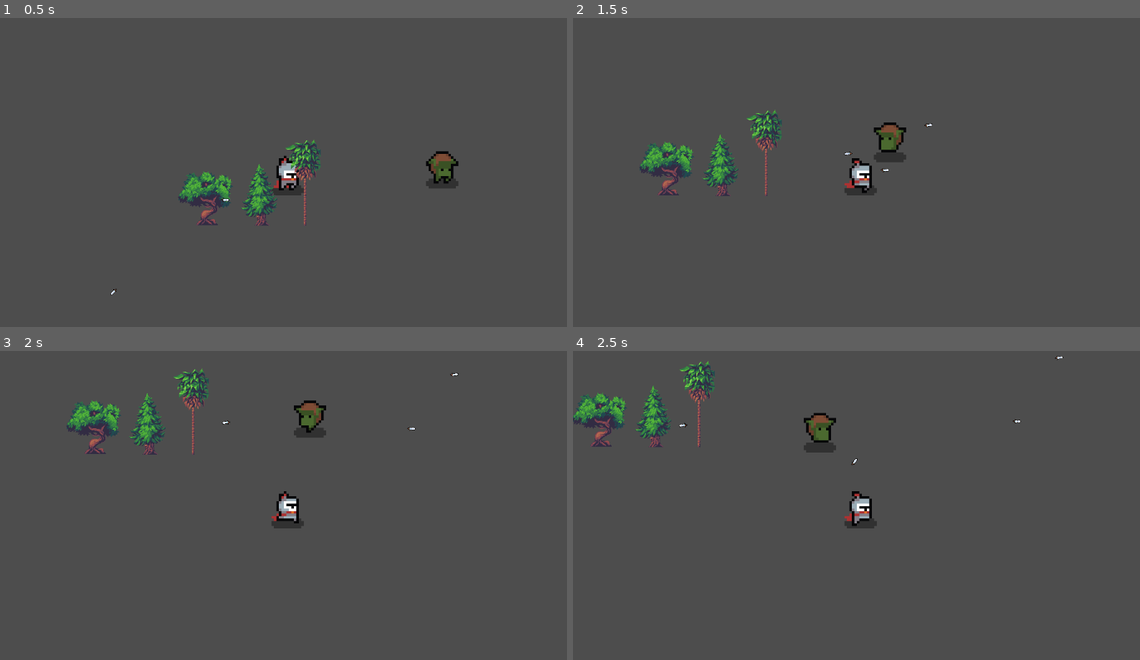
Above: before the commit, frames 1-4 (two rows, left to right).
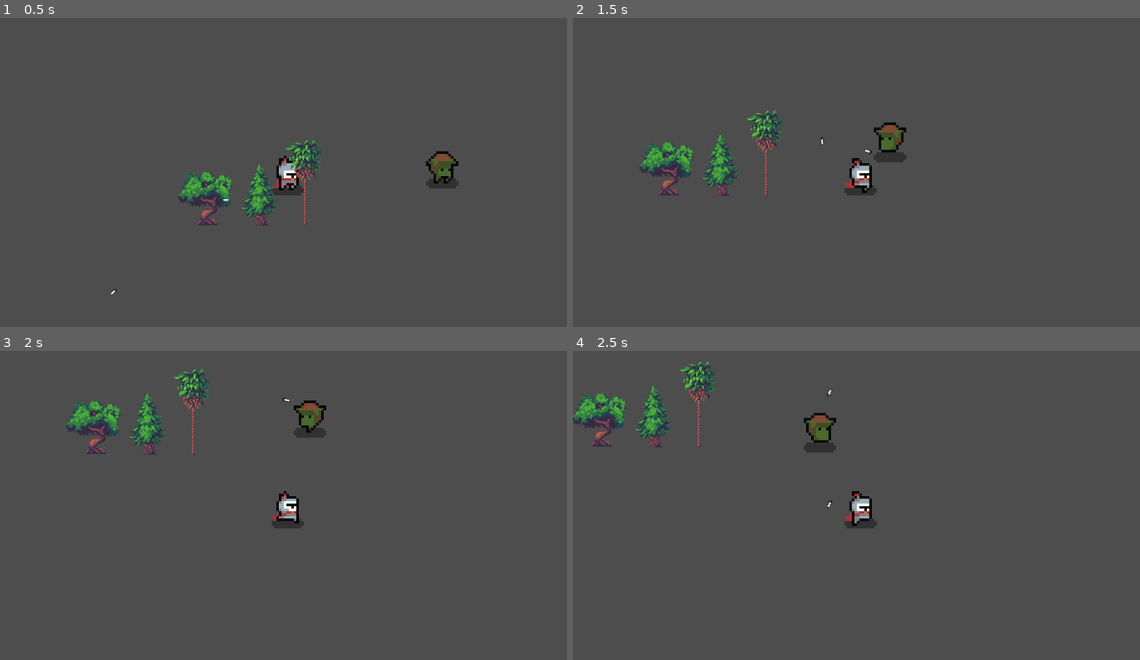
Above: after the commit, the same moments.

Repository: youngxblood/TopDown_Godot
Game: Godot game, scene res://Levels/world.tscn
Two runs of this game, one before a commit and one after it. Both use one fixed random seed, a clock stepped at 60 frames per second and the inputs below.
Inputs (mouse positions are in pixels of both pictures, inside the frame that each line leads up to):
- Up to frame 1 (0.5 s): no input
- Up to frame 2 (1.5 s): move the mouse to (986, 163) at 0.52 s; hold D (move_right) 0.53-1.28 s; click (986, 163) at 0.6 s; move the mouse to (743, 194) at 1.27 s; hold S (move_down) from 1.28 s (still down); click (743, 194) at 1.35 s
- Up to frame 3 (2 s): keep holding S (move_down)
- Up to frame 4 (2.5 s): move the mouse to (918, 440) at 2.02 s; release S (move_down) at 2.03 s; hold D (move_right) from 2.03 s (still down); click (918, 440) at 2.1 s

Frame 1 is identical in both runs. In frame 2, less than 0.1% of the frame differs, in the area x 43-64%, y 34-50%; in frame 3, less than 0.1%; in frame 4, less than 0.1%, in the area x 18-87%, y 1-51%.

Commit message:
Started on a new projectile

Diff:
--- a/Entity/Components/GlobalComponents/hitbox_component.gd
+++ b/Entity/Components/GlobalComponents/hitbox_component.gd
@@ -9,8 +9,10 @@
 	if self.get_parent().projectile_owner == area.get_parent(): # Early return if projectile hits it's creator
 		return
 
-	print_debug("Hit " + area.get_parent().name)
 	if projectiledamage_component:
 		var target : BaseCharacter = area.get_owner()
 		target.health_component.damage_owner(projectiledamage_component.damage)
 		print_debug(target.health_component.current_health)
+
+	if self.get_parent() is ProjectileBase: # Destroy projectile
+		self.get_parent().destroy_projectile()
--- a/Entity/Player/player_character.tscn
+++ b/Entity/Player/player_character.tscn
@@ -189,4 +189,7 @@
 
 [node name="Camera2D" type="Camera2D" parent="." index="5"]
 
+[node name="ProjectileThrower_Component" parent="." index="6"]
+projectile_location = "res://Entity/Projectiles/spinningsword_projectile.tscn"
+
 [editable path="Hurtbox_Component"]
--- a/Entity/Projectiles/projectile_base.gd
+++ b/Entity/Projectiles/projectile_base.gd
@@ -1,10 +1,17 @@
 extends Node2D
 class_name ProjectileBase
 
+@onready var sprite : Sprite2D = $Sprite2D
+
 @export var hitbox_component : HitboxComponent
+
 var projectile_owner : BaseCharacter # Used to ensure owner does not get hit by projectile
 var projectile_speed = 300
 
 func _physics_process(delta):
 	var direction : Vector2 = Vector2.RIGHT.rotated(rotation);
 	global_position += projectile_speed * direction * delta;
+
+
+func destroy_projectile():
+	self.queue_free()
--- /dev/null
+++ b/Entity/Projectiles/spinningsword_projectile.gd
@@ -0,0 +1,10 @@
+extends ProjectileBase
+
+var spin_speed : float = 10
+
+func _physics_process(delta):
+	rotate_sword(delta)
+
+
+func rotate_sword(delta : float):
+	self.sprite.rotation += spin_speed * delta
--- /dev/null
+++ b/Entity/Projectiles/spinningsword_projectile.tscn
@@ -0,0 +1,20 @@
+[gd_scene load_steps=4 format=3 uid="uid://drxhmgxhpv0k8"]
+
+[ext_resource type="PackedScene" uid="uid://daq84x7vsorbe" path="res://Entity/Projectiles/projectile_base.tscn" id="1_yipa3"]
+[ext_resource type="Texture2D" uid="uid://dlbhhgipetrtq" path="res://Resources/Sprites/Weapons/weapon_sword_1.png" id="2_e3nqa"]
+[ext_resource type="Script" path="res://Entity/Projectiles/spinningsword_projectile.gd" id="2_lawb6"]
+
+[node name="SpinningSword_Projectile" instance=ExtResource("1_yipa3")]
+script = ExtResource("2_lawb6")
+
+[node name="Sprite2D" parent="." index="0"]
+texture = ExtResource("2_e3nqa")
+
+[node name="Projectiledamage_Component" parent="." index="2"]
+damage = 5.0
+
+[node name="ProjectileMovement_Component" parent="." index="3"]
+projectile_speed = 150.0
+
+[editable path="Hitbox_Component"]
+[editable path="Projectiledamage_Component"]
--- a/Entity/Projectiles/throwingdagger_projectile.tscn
+++ b/Entity/Projectiles/throwingdagger_projectile.tscn
@@ -10,4 +10,4 @@
 texture = ExtResource("2_57j58")
 
 [editable path="Hitbox_Component"]
-[editable path="projectiledamage_component"]
+[editable path="Projectiledamage_Component"]
